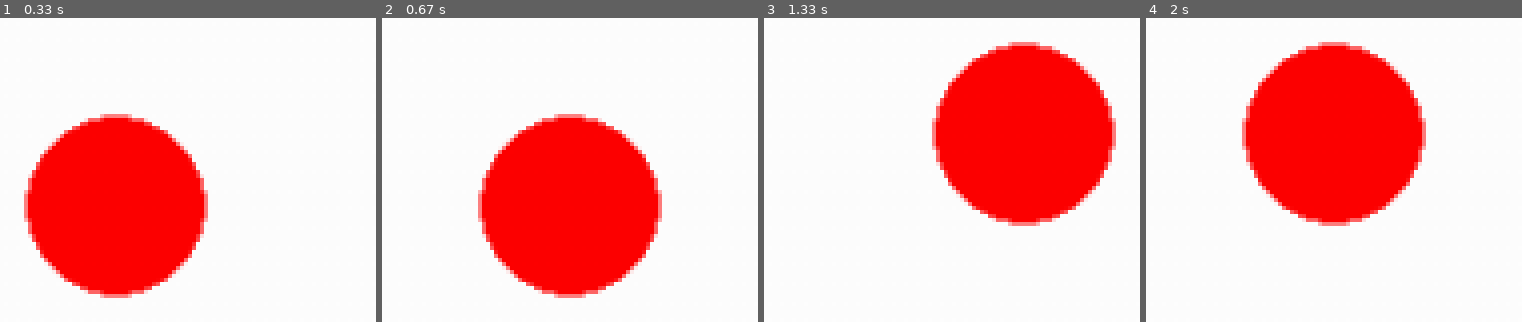
Above: before the commit, frames 1-4 (left to right).
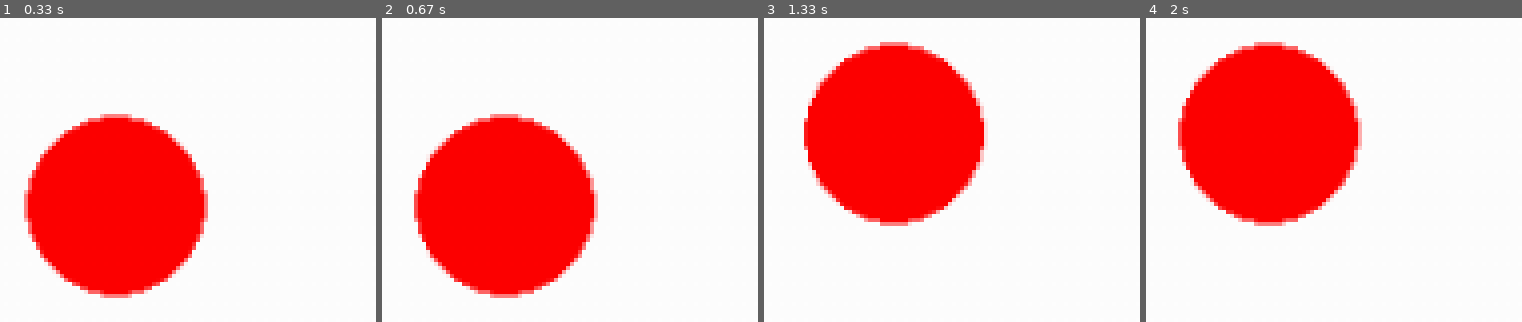
Above: after the commit, the same moments.

Repository: Uakks/PP2Labs
Game: pygame game, started from Lab7/Problems/pygame3.py
Same seed, same stepped clock (60 frames per second), same inputs: the game is played once before the commit and once after it.
Inputs:
- Up to frame 1 (0.33 s): no input
- Up to frame 2 (0.67 s): hold Right from 0.33 s (still down)
- Up to frame 3 (1.33 s): release Right at 0.8 s; hold Up 0.83-1.13 s; hold Right from 1.17 s (still down)
- Up to frame 4 (2 s): release Right at 1.63 s; hold Left from 1.67 s (still down)

Frame 1 is identical in both runs. In frame 2, 22% of the frame differs, in the area x 8-75%, y 31-93%; in frame 3, 38%, in the area x 10-94%, y 7-69%; in frame 4, 22%.

Commit message:
changed name

Diff:
--- a/Lab7/Problems/pygame3.py
+++ b/Lab7/Problems/pygame3.py
@@ -27,12 +27,12 @@
                 y = screen.get_height()-radius
 
         if event.type == pygame.KEYDOWN and event.key == pygame.K_LEFT:
-            x -= 20
+            x -= 2
             if x < radius:
                 x = radius
 
         if event.type == pygame.KEYDOWN and event.key == pygame.K_RIGHT:
-            x += 20
+            x += 2
             if x > screen.get_width()-radius:
                 x = screen.get_width()-radius
 
